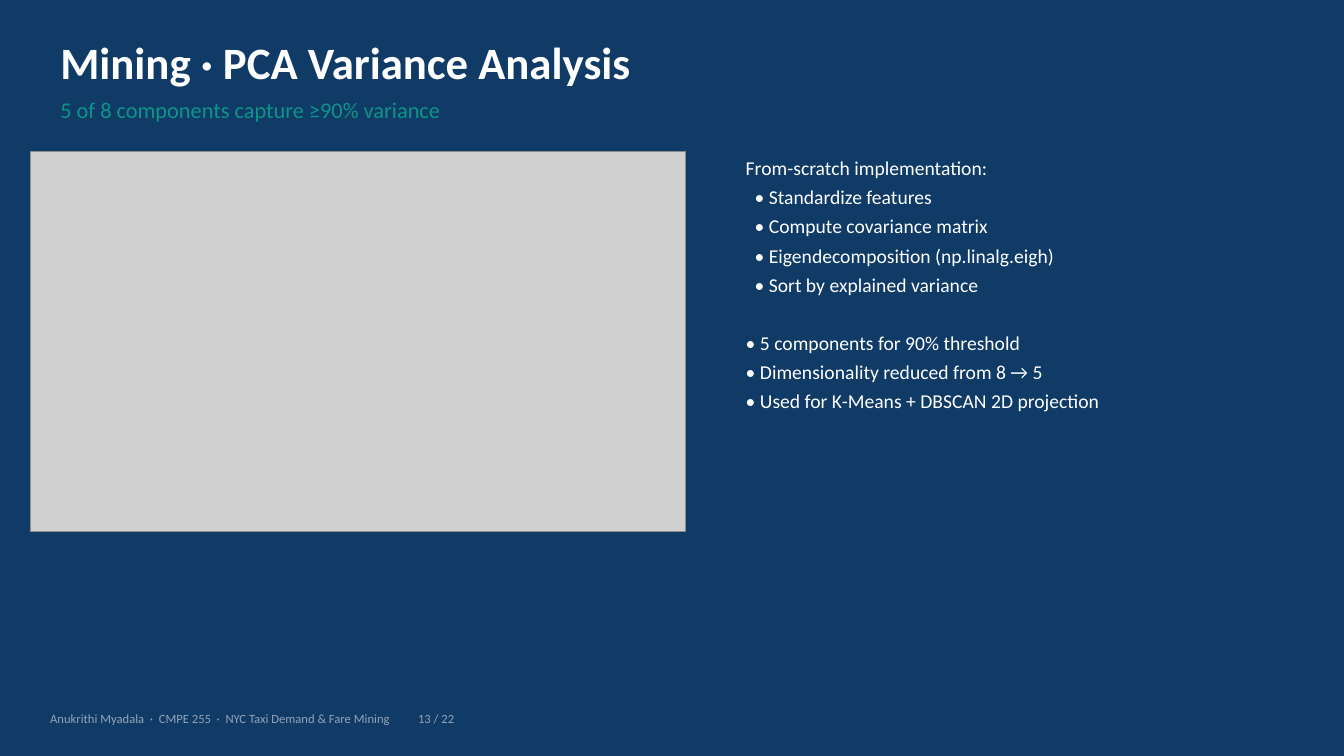
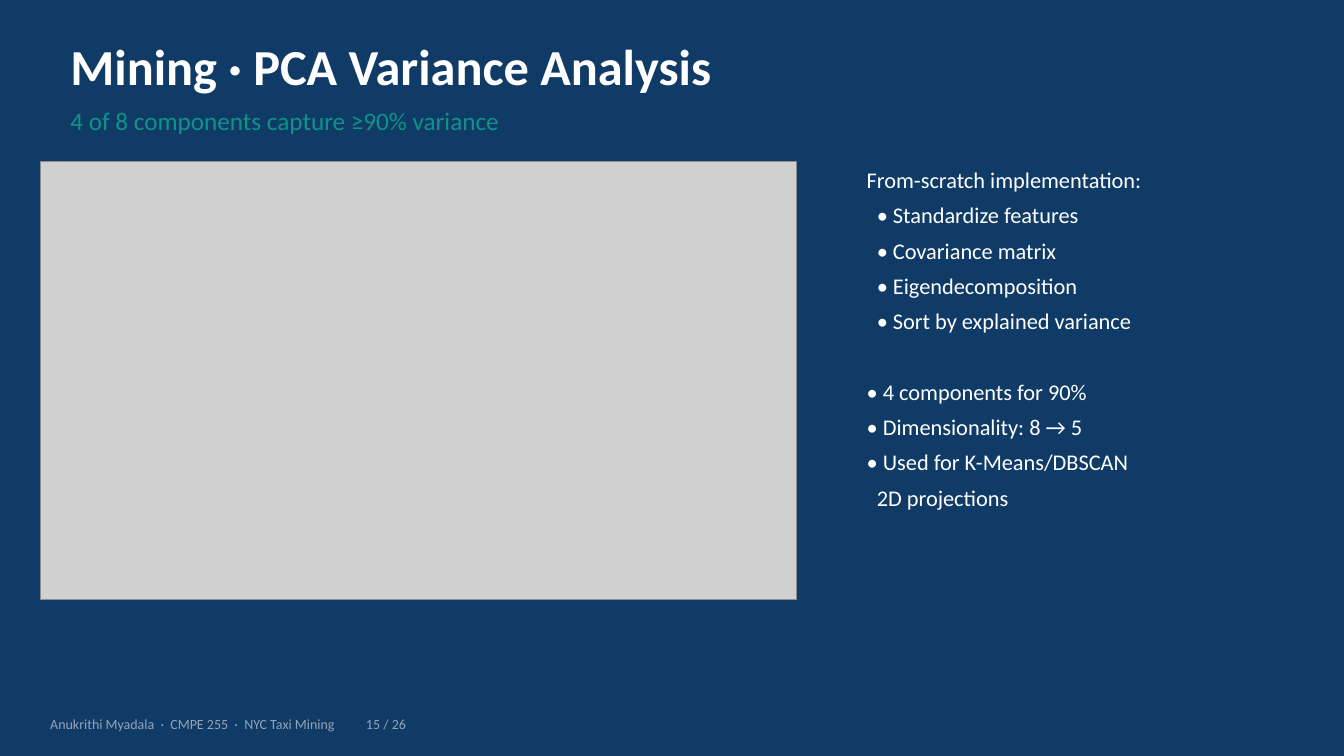
Before and after one commit to anu-myadala/255finalprojectanu, a slide deck: slide 15 of Taxi_Project_Presentation.pptx (slide 13 before the commit). Drawn at 1344x756 pixels with LibreOffice and Linux fonts; fonts in the diff are those of the drawing; grey boxes stand for pictures. Boxes give left, top, right and bottom in pixels: in the first picture for what was removed or moved away, otherwise in the second. Text is boxed around its words. In the diff, an @@ line names an element or a change of style, - is before the commit and + after.

```diff
--- a/Taxi_Project_Presentation.pptx
+++ b/Taxi_Project_Presentation.pptx
@@ text "Mining · PCA Variance Analysis": place and size @@
-text "Mining · PCA Variance Analysis" at box(60, 47, 630, 87)
+text "Mining · PCA Variance Analysis" at box(70, 49, 711, 94)
@@ text "Mining · PCA Variance Analysis" at box(70, 49, 711, 94): size 32 to 36 pt @@
@@ text at box(70, 113, 499, 134): text changed; size 16 to 18 pt @@
-5 of 8 components capture ≥90% variance
+4 of 8 components capture ≥90% variance
@@ picture: place and size @@
-picture at box(30, 151, 686, 531)
+picture at box(40, 161, 797, 600)
@@ text "From-scratch implementation:": place and size @@
-text "From-scratch implementation:" at box(746, 161, 1099, 412)
+text "From-scratch implementation:" at box(867, 172, 1141, 510)
@@ text at box(867, 172, 1141, 333): size 14 to 16 pt in "From-scratch implementation:", "• Standardize features", "• Sort by explained variance"; more space between paragraphs @@
@@ text at box(893, 243, 1077, 298): text changed; size 14 to 16 pt @@
-• Compute covariance matrix
-• Eigendecomposition (np.linalg.eigh)
+• Covariance matrix
+• Eigendecomposition
@@ text at box(877, 384, 1128, 510): text changed; size 14 to 16 pt @@
-• 5 components for 90% threshold
-• Dimensionality reduced from 8 → 5
-• Used for K-Means + DBSCAN 2D projection
+• 4 components for 90%
+• Dimensionality: 8 → 5
+• Used for K-Means/DBSCAN
+2D projections
@@ text at box(50, 719, 406, 732): text changed; size 9 to 10 pt @@
-Anukrithi Myadala · CMPE 255 · NYC Taxi Demand & Fare Mining 13 / 22
+Anukrithi Myadala · CMPE 255 · NYC Taxi Mining 15 / 26
```
Also in this commit, not shown: 18 other slides changed, 7 slides added, 3 slides removed, 3 other files.
